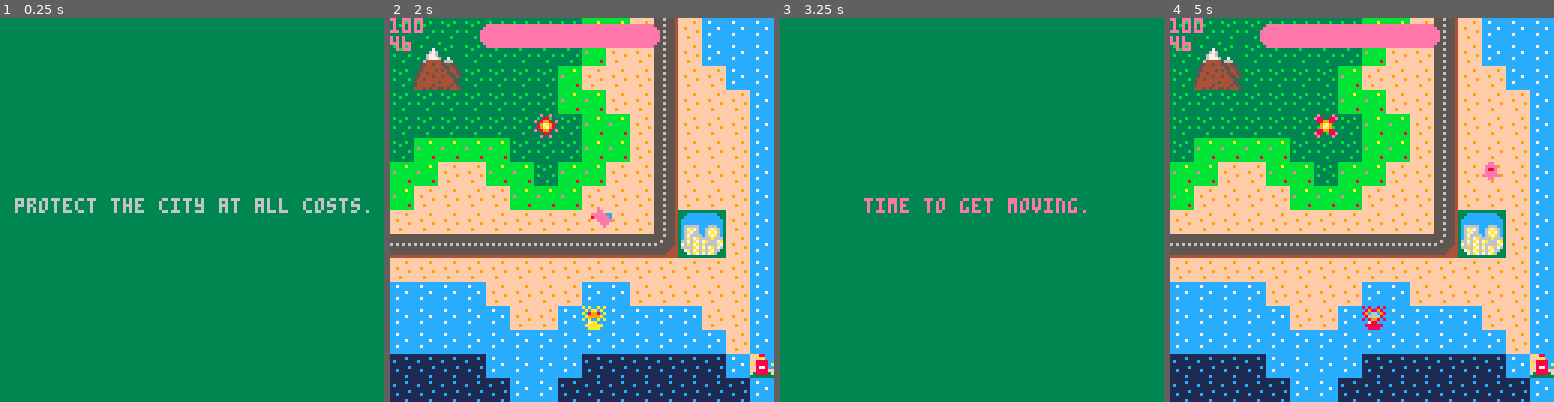
Above: before the commit, frames 1-4 (left to right).
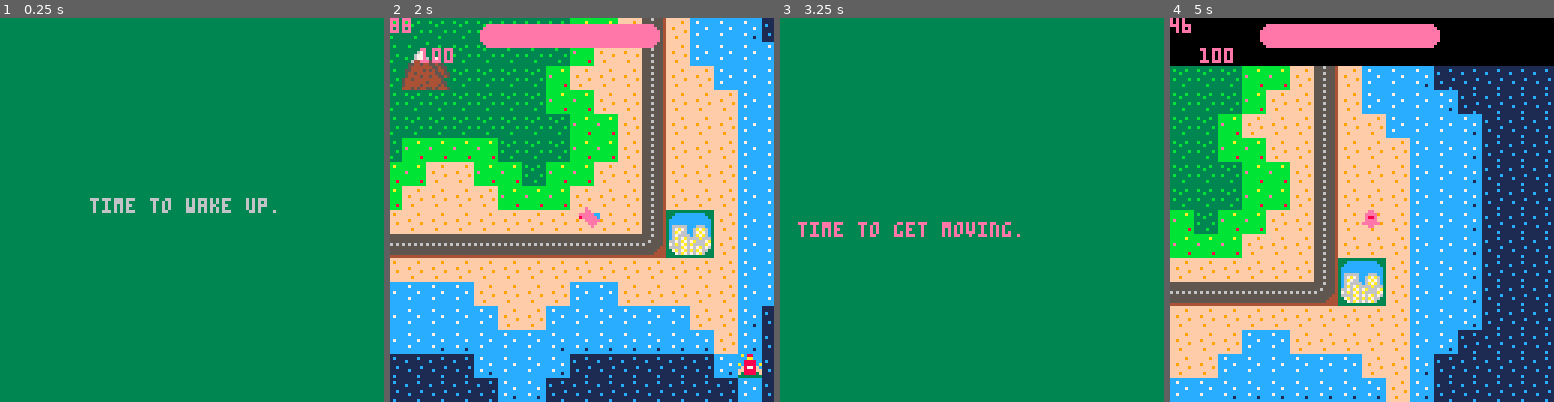
Above: after the commit, the same moments.

Repository: pio687/DragonBlaster
Game: PICO-8 cartridge dragon.p8
The game is run twice, just before and just after one commit, with the same random seed, the same clock (stepped at 60 frames per second) and the same inputs.
Inputs:
- Up to frame 1 (0.25 s): no input
- Up to frame 2 (2 s): tap X (X key) at 0.33, 1.07, 1.85 s; hold Right from 1.6 s (still down)
- Up to frame 3 (3.25 s): release Right at 2.1 s; hold Up 2.15-2.42 s; hold Right 2.47-3.03 s; tap X (X key) at 2.97 s; hold Left from 3.08 s (still down)
- Up to frame 4 (5 s): release Left at 3.58 s; hold Down 3.63-3.97 s; hold Right 4.02-4.68 s; tap X (X key) at 4.08 s; hold Up from 4.73 s (still down)

The runs differ from the first frame. In frame 1, 1.6% of the frame differs, in the area x 3-97%, y 46-51%; in frame 2, 26%; in frame 3, 1.7%; in frame 4, 77%, in the area x 0-100%, y 0-100%.

Commit message:
Added camara, enemy spawn trigger, death state

Diff:
--- a/dragon.p8
+++ b/dragon.p8
@@ -12,21 +12,26 @@
 		fx=false, // flip
 		fy=false,
 		sp=1,
-		speed=1
+		ghost=4,
+		speed=1,
+		alive=1
 		}
 
 		bomb={
 		sp=50,
-		x=6*8,
-		y=4*8,
-		timer=2
+		x=player.x,
+		y=player.y,
+		timer=2,
+		flash=10,
+		spawn=0
 		}
 
 		axo={
 		sp=36,
 		x=8*8,
 		y=12*8,
-		timer=10
+		timer=10,
+		spawn=0
 		}
 
 		city1={
@@ -65,19 +72,26 @@
 --
 
 --//check injury
-	if check_collision(bomb, 8, 8) then
+	if check_collision(axo, 8, 8) then
 		health -= 1
+	end
+
+	//spawn axo
+	if position==57 then
+		axo.spawn=1
 	end
 
 //flash bomb and axo sprites
 		flash_sprite(axo, 36, 37, 10)
+
 		flash_sprite(bomb, 50, 51, 2)
 
 //find player position
 	position=(mget(flr((player.x+4)/8),flr((player.y+4)/8)))
 
 //go fast over water
-	if position==41 or position==42 then
+	if position==41 or position==42 or position==57
+	 then
 		player.speed=2
 	else
 		player.speed=1
@@ -108,25 +122,43 @@
 	if state=="play" then
 
 	cls() // clear screen
-	map()
-
-	draw_health()
-
-	spr(city1.cityspr, city1.x, city1.y, 2, 2)
-
-	spr(axo.sp,axo.x,axo.y,1,1,true,false) //bad
-
+
+	draw_map() // call draw_map from tab 3
+
+// camera(player.x/8,player.y/8)
+
+	draw_health() // call draw_health from tab 2
+
+	spr(city1.cityspr, city1.x, city1.y, 2, 2) // city sprite
+
+	if axo.spawn==1 then
+		spr(axo.sp,axo.x,axo.y,1,1,true,false) //axo monster
+	end
+
+	if player.alive == 1 then
 	spr(player.sp,player.x,player.y,1,1,player.f,player.fx,player.fy)
 	// num, x, y, width, flip
-
-	spr(bomb.sp,bomb.x,bomb.y,1,1)
-
-	print(position)
+	end
+
+	if health <= 0 then
+		health = 0
+		player.alive = 0
+		end
+
+	if player.alive == 0 then
+
+		spr(player.ghost,player.x,player.y,2,2,player.f,player.fx,player.fy)
+
+
+	end
+
+	print(position,mapx,mapy)
+	print(health,mapx+10,mapy+10)
 
 
 	elseif state=="start" then
 	cls(19)
-	print("protect the city at all costs.", 5,60)
+	print("time to wake up.", 30,60)
 
 	elseif state=="menu" then
 	cls(19)
@@ -150,9 +182,9 @@
 
 function draw_health()
 	if health>0 then
-	rrectfill(30,2,barw,8,2,14)
+	rrectfill((mapx+30),(mapy+2),barw,8,2,14)
 	else
-	rrectfill(30,2,0,8,2,14)
+	rrectfill((mapx+30),(mapy+2),0,8,2,14)
 	end
 
 	print(health)
@@ -171,6 +203,13 @@
 	end
 end
 
+//function flash_bomb()
+
+//	spr(bomb.sp,player.x,player.y,1,1) // explosion
+//	flash_sprite(bomb,50,51,2)
+//	bomb.timer -= 1
+//end
+
 
 // player movement
 function update_player()
@@ -210,6 +249,19 @@
 		player.y < obj.y + obj_height and
 		player.y + 8 > obj.y
 	end
+-->8
+…(4 lines of a section not shown)…
+function draw_map()
+
+	mapx=flr(player.x)-63
+	mapy=flr(player.y)-63
+	camera(mapx,mapy)
+	map(0,0,0,0,128,64)
+
+end
 __gfx__
 0000000000000e00000000000000000000055555555500003333333333333333888888888888888833333333b333333300900000000000908880008000808880
 000000000000ee00000ee000000ee0000055555555555550333cccccccccc333888000000000088833b333333333b33309009990909990090808080808080808
@@ -235,14 +287,14 @@
 5555555555555444a0aaaa0a1011110100088000000aa00033333333ccccccccbbbbbbbbcc7ccccc11c11111333333334444344455554555ffffffff66566666
 5555555555554444009aa90000711700088888800aaaaaa030333303c0cccc0cbbbbbb8bcccccccc111111113333b3334344444455555555fff9ffff66666656
 444444444444444409900990077007700088880000aaaa000030030000c00c00bbbbbbbbcccccccc11111c11333333334444444455555555ffffffff66666656
-00000000000000000e0000e000e00e0000000000000000000000000000000000000000000000000000000000000000000000000000000000faf88ccc00000000
-0000000000000000e880088e0008800000000000000000000000000000000000000000000000000000000000000000000000000000000000fffaaccc00000000
-000000000000000008899880e089980e00000000000000000000000000000000000000000000000000000000000000000000000000000000ff8888cc00000000
-0000000000000000009a79000897a98000000000000000000000000000000000000000000000000000000000000000000000000000000000af8888ca00000000
-00000000000000000097a900089a798000000000000000000000000000000000000000000000000000000000000000000000000000000000ff8778cc00000000
-000000000000000008899880e089980e00000000000000000000000000000000000000000000000000000000000000000000000000000000ff8888ff00000000
-0000000000000000e880088e0008800000000000000000000000000000000000000000000000000000000000000000000000000000000000f388883f00000000
-00000000000000000e0000e000e00e00000000000000000000000000000000000000000000000000000000000000000000000000000000003333333300000000
+00000000000000000e0000e000e00e0000000000000000000000000000000000bbbbbbbbcccccccc00000000000000000000000000000000cac88ccc00000000
+0000000000000000e880088e0008800000000000000000000000000000000000bbbbbabbcc7ccccc00000000000000000000000000000000cccaaccc00000000
+000000000000000008899880e089980e00000000000000000000000000000000bbbbbbbbcccccccc00000000000000000000000000000000cc8888cc00000000
+0000000000000000009a79000897a98000000000000000000000000000000000bebbbbbbccccc7cc00000000000000000000000000000000ac8888ca00000000
+00000000000000000097a900089a798000000000000000000000000000000000bbbb8bbbcccccccc00000000000000000000000000000000cf8778fc00000000
+000000000000000008899880e089980e00000000000000000000000000000000bbbbbbbbcc7ccccc00000000000000000000000000000000ff8888ff00000000
+0000000000000000e880088e0008800000000000000000000000000000000000bbbbbb8bccccc1cc00000000000000000000000000000000f388883f00000000
+00000000000000000e0000e000e00e0000000000000000000000000000000000bbbbbbbbcccccccc000000000000000000000000000000003333333300000000
 00000000000000000000000000000000000000000000000000000000000000000000000000000000000000000000000000000000000000000000000000000000
 00000000000000000000000000000000000000000000000000000000000000000000000000000000000000000000000000000000000000000000000000000000
 00000000000000000000000000000000000000000000000000000000000000000000000000000000000000000000000000000000000000000000000000000000
@@ -340,44 +392,44 @@
 82828282828282828282828282828282828282828282828282828282828282828282828282828282828282828282828282828282828282828282828282828282
 82828282828282828282828282828282828282828282828282828282828282828282828282828282828282828282828282828282828282828282828282828282
 __gff__
-0000000000000000000000000000000000000000000000000000000000000000000000000000000000020200000000000000040400000000000000000000010000000000000000000000000000000000000000000000000000000000000000000000000000000000000000000000000000000000000000000000000000000000
+0000000000000000000000000000000000000000000000000000000000000000000000000000000000020200000000000000040400000000020200000000010000000000000000000000000000000000000000000000000000000000000000000000000000000000000000000000000000000000000000000000000000000000
 0000000000000000000000000000000000000000000000000000000000000000000000000000000000000000000000000000000000000000000000000000000000000000000000000000000000000000000000000000000000000000000000000000000000000000000000000000000000000000000000000000000000000000
 __map__
-2b2b2b2b2b2b2b2b28282e112e2929292a2a2a2a2a2a2a2a2a2a2a2a2a2a2a2a2a2a2a2a2a2a2a2a2a2a2a2a2a2a2a2a2a2a282828282828282828282828282828282828282828282828282828282828282828282828282828282828282828282828282828282828282828282828282828282828282828282828282828282828
-2b0a0b2b2b2b2b2b282e2e112e292929292a2a2a2a2a2a2a2a2a2a2a2a2a2a2a2a2a2a2a2a2a2a2a2a2a2a2a2a2a2a2a2a2a282828282828282828282828282828282828282828282828282828282828282828282828282828282828282828282828282828282828282828282828282828282828282828282828282828282828
-2b1a1b2b2b2b2b282e2e2e112e2e292929292a2a2a2a2a2a2a2a2a2a2a2a2a2a2a2a2a2a2a2a2a2a2a2a2a2a2a2a2a2a2a2a282828282828282828282828282828282828282828282828282828282828282828282828282828282828282828282828282828282828282828282828282828282828282828282828282828282828
-2b2b2b2b2b2b2b28282e2e112e2e2e2929292a2a2a2a2a2a2a2a2a2a2a2a2a2a2a2a2a2a2a2a2a2a2a2a2a2a2a2a2a2a2a2a282828282828282828282828282828282828282828282828282828282828282828282828282828282828282828282828282828282828282828282828282828282828282828282828282828282828
-2b2b2b2b2b2b2b2b28282e112e2e2e2929292a2a2a2a2a2a2a2a2a2a2a2a2a2a2a2a2a2a2a2a2a2a2a2a2a2a2a2a2a2a2a2a282828282828282828282828282828282828282828282828282828282828282828282828282828282828282828282828282828282828282828282828282828282828282828282828282828282828
-2b282828282b2b2b28282e112e2e2e2929292a2a2a2a2a2a2a2a2a2a2a2a2a2a2a2a2a2a2a2a2a2a2a2a2a2a2a2a2a2a2a2a282828282828282828282828282828282828282828282828282828282828282828282828282828282828282828282828282828282828282828282828282828282828282828282828282828282828
-28282e2e28282b28282e2e112e2e2e2929292a2a2a2a2a2a2a2a2a2a2a2a2a2a2a2a2a2a2a2a2a2a2a2a2a2a2a2a2a2a2a2a282828282828282828282828282828282828282828282828282828282828282828282828282828282828282828282828282828282828282828282828282828282828282828282828282828282828
-282e2e2e2e2828282e2e2e112e2e2e2929292a2a2a2a2a2a2a2a2a2a2a2a2a2a2a2a2a2a2a2a2a2a2a2a2a2a2a2a2a2a2a2a282828282828282828282828282828282828282828282828282828282828282828282828282828282828282828282828282828282828282828282828282828282828282828282828282828282828
-2e2e2e2e2e2e2e2e2e2e2e112e2e2e2929292a2a2a2a2a2a2a2a2a2a2a2a2a2a2a2a2a2a2a2a2a2a2a2a2a2a2a2a2a2a2a2a282828282828282828282828282828282828282828282828282828282828282828282828282828282828282828282828282828282828282828282828282828282828282828282828282828282828
-2020202020202020202020212e2e2e2929292a2a2a2a2a2a2a2a2a2a2a2a2a2a2a2a2a2a2a2a2a2a2a2a2a2a2a2a2a2a2a2a282828282828282828282828282828282828282828282828282828282828282828282828282828282828282828282828282828282828282828282828282828282828282828282828282828282828
-2e2e2e2e2e2e2e2e2e2e2e2e2e2e2e2929292a2a2a2a2a2a2a2a2a2a2a2a2a2a2a2a2a2a2a2a2a2a2a2a2a2a2a2a2a2a2a2a282828282828282828282828282828282828282828282828282828282828282828282828282828282828282828282828282828282828282828282828282828282828282828282828282828282828
-292929292e2e2e2e29292e2e2e2e2e29292a2a2a2a2a2a2a2a2a2a2a2a2a2a2a2a2a2a2a2a2a2a2a2a2a2a2a2a2a2a2a2a2a282828282828282828282828282828282828282828282828282828282828282828282828282828282828282828282828282828282828282828282828282828282828282828282828282828282828
-29292929292e2e2929292929292e2e292a2a2a2a2a2a2a2a2a2a2a2a2a2a2a2a2a2a2a2a2a2a2a2a2a2a2a2a2a2a2a2a2a2a282828282828282828282828282828282828282828282828282828282828282828282828282828282828282828282828282828282828282828282828282828282828282828282828282828282828
-29292929292929292929292929292e292a2a2a2a2a2a2a2a2a2a2a2a2a2a2a2a2a2a2a2a2a2a2a2a2a2a2a2a2a2a2a2a2a2a282828282828282828282828282828282828282828282828282828282828282828282828282828282828282828282828282828282828282828282828282828282828282828282828282828282828
-2a2a2a2a292929292a2a2a2a2a2a293e2a2a2a2a2a2a2a2a2a2a2a2a2a2a2a2a2a2a2a2a2a2a2a2a2a2a2a2a2a2a2a2a2a2a282828282828282828282828282828282828282828282828282828282828282828282828282828282828282828282828282828282828282828282828282828282828282828282828282828282828
-2a2a2a2a2a29292a2a2a2a2a2a2a2a292a2a2a2a2a2a2a2a2a2a2a2a2a2a2a2a2a2a2a2a2a2a2a2a2a2a2a2a2a2a2a2a2a2a282828282828282828282828282828282828282828282828282828282828282828282828282828282828282828282828282828282828282828282828282828282828282828282828282828282828
-2a2a2a2a2a2a2a2a2a2a2a2a2a2a2a2a2a2a2a2a2a2a2a2a2a2a2a2a2a2a2a2a2a2a2a2a2a2a2a2a2a2a2a2a2a2a2a2a2a2a282828282828282828282828282828282828282828282828282828282828282828282828282828282828282828282828282828282828282828282828282828282828282828282828282828282828
-2a2a2a2a2a2a2a2a2a2a2a2a2a2a2a2a2a2a2a2a2a2a2a2a2a2a2a2a2a2a2a2a2a2a2a2a2a2a2a2a2a2a2a2a2a2a2a2a2a2a282828282828282828282828282828282828282828282828282828282828282828282828282828282828282828282828282828282828282828282828282828282828282828282828282828282828
-2a2a2a2a2a2a2a2a2a2a2a2a2a2a2a2a2a2a2a2a2a2a2a2a2a2a2a2a2a2a2a2a2a2a2a2a2a2a2a2a2a2a2a2a2a2a2a2a2a2a282828282828282828282828282828282828282828282828282828282828282828282828282828282828282828282828282828282828282828282828282828282828282828282828282828282828
-2a2a2a2a2a2a2a2a2a2a2a2a2a2a2a2a2a2a2a2a2a2a2a2a2a2a2a2a2a2a2a2a2a2a2a2a2a2a2a2a2a2a2a2a2a2a2a2a2a2a282828282828282828282828282828282828282828282828282828282828282828282828282828282828282828282828282828282828282828282828282828282828282828282828282828282828
-2a2a2a2a2a2a2a2a2a2a2a2a2a2a2a2a2a2a2a2a2a2a2a2a2a2a2a2a2a2a2a2a2a2a2a2a2a2a2a2a2a2a2a2a2a2a2a2a2a2a282828282828282828282828282828282828282828282828282828282828282828282828282828282828282828282828282828282828282828282828282828282828282828282828282828282828
-2a2a2a2a2a2a2a2a2a2a2a2a2a2a2a2a2a2a2a2a2a2a2a2a2a2a2a2a2a2a2a2a2a2a2a2a2a2a2a2a2a2a2a2a2a2a2a2a2a2a282828282828282828282828282828282828282828282828282828282828282828282828282828282828282828282828282828282828282828282828282828282828282828282828282828282828
-2a2a2a2a2a2a2a2a2a2a2a2a2a2a2a2a2a2a2a2a2a2a2a2a2a2a2a2a2a2a2a2a2a2a2a2a2a2a2a2a2a2a2a2a2a2a2a2a2a2a282828282828282828282828282828282828282828282828282828282828282828282828282828282828282828282828282828282828282828282828282828282828282828282828282828282828
-2a2a2a2a2a2a2a2a2a2a2a2a2a2a2a2a2a2a2a2a2a2a2a2a2a2a2a2a2a2a2a2a2a2a2a2a2a2a2a2a2a2a2a2a2a2a2a2a2a2a282828282828282828282828282828282828282828282828282828282828282828282828282828282828282828282828282828282828282828282828282828282828282828282828282828282828
-2a2a2a2a2a2a2a2a2a2a2a2a2a2a2a2a2a2a2a2a2a2a2a2a2a2a2a2a2a2a2a2a2a2a2a2a2a2a2a2a2a2a2a2a2a2a2a2a2a2a282828282828282828282828282828282828282828282828282828282828282828282828282828282828282828282828282828282828282828282828282828282828282828282828282828282828
-2a2a2a2a2a2a2a2a2a2a2a2a2a2a2a2a2a2a2a2a2a2a2a2a2a2a2a2a2a2a2a2a2a2a2a2a2a2a2a2a2a2a2a2a2a2a2a2a2a2a282828282828282828282828282828282828282828282828282828282828282828282828282828282828282828282828282828282828282828282828282828282828282828282828282828282828
-2a2a2a2a2a2a2a2a2a2a2a2a2a2a2a2a2a2a2a2a2a2a2a2a2a2a2a2a2a2a2a2a2a2a2a2a2a2a2a2a2a2a2a2a2a2a2a2a2a2a282828282828282828282828282828282828282828282828282828282828282828282828282828282828282828282828282828282828282828282828282828282828282828282828282828282828
-2a2a2a2a2a2a2a2a2a2a2a2a2a2a2a2a2a2a2a2a2a2a2a2a2a2a2a2a2a2a2a2a2a2a2a2a2a2a2a2a2a2a2a2a2a2a2a2a2a2a282828282828282828282828282828282828282828282828282828282828282828282828282828282828282828282828282828282828282828282828282828282828282828282828282828282828
-2a2a2a2a2a2a2a2a2a2a2a2a2a2a2a2a2a2a2a2a2a2a2a2a2a2a2a2a2a2a2a2a2a2a2a2a2a2a2a2a2a2a2a2a2a2a2a2a2a2a282828282828282828282828282828282828282828282828282828282828282828282828282828282828282828282828282828282828282828282828282828282828282828282828282828282828
-2a2a2a2a2a2a2a2a2a2a2a2a2a2a2a2a2a2a2a2a2a2a2a2a2a2a2a2a2a2a2a2a2a2a2a2a2a2a2a2a2a2a2a2a2a2a2a2a2a2a282828282828282828282828282828282828282828282828282828282828282828282828282828282828282828282828282828282828282828282828282828282828282828282828282828282828
-2a2a2a2a2a2a2a2a2a2a2a2a2a2a2a2a2a2a2a2a2a2a2a2a2a2a2a2a2a2a2a2a2a2a2a2a2a2a2a2a2a2a2a2a2a2a2a2a2a2a282828282828282828282828282828282828282828282828282828282828282828282828282828282828282828282828282828282828282828282828282828282828282828282828282828282828
-2a2a2a2a2a2a2a2a2a2a2a2a2a2a2a2a2a2a2a2a2a2a2a2a2a2a2a2a2a2a2a2a2a2a2a2a2a2a2a2a2a2a2a2a2a2a2a2a2a2a282828282828282828282828282828282828282828282828282828282828282828282828282828282828282828282828282828282828282828282828282828282828282828282828282828282828
-…(6 lines of a section not shown)…
+2b2b2b2b2b2b2b2b28282e112e2929392a2a2a2a2a2a2a2a2a2a2a2a2a2a2a2a2a2a2a2a2a2a2a2a2a2a2a2a2a2a2a2a2a2a282828282828282828282828282828282828282828282828282828282828282828282828282828282828282828282828282828282828282828282828282828282828282828282828282828282828
+2b0a0b2b2b2b2b2b282e2e112e292929392a2a2a2a2a2a2a2a2a2a2a2a2a2a2a2a2a2a2a2a2a2a2a2a2a2a2a2a2a2a2a2a2a282828282828282828282828282828282828282828282828282828282828282828282828282828282828282828282828282828282828282828282828282828282828282828282828282828282828
+2b1a1b2b2b2b2b282e2e2e112e2e292929392a2a2a2a2a2a2a2a2a2a2a2a2a2a2a2a2a2a2a2a2a2a2a2a2a2a2a2a2a2a2a2a282828282828282828282828282828282828282828282828282828282828282828282828282828282828282828282828282828282828282828282828282828282828282828282828282828282828
+2b2b2b2b2b2b2b28282e2e112e2e2e2929392a2a2a2a2a2a2a2a2a2929292a2a2a2a2a2a2a2a2a2a2a2a2a2a2a2a2a2a2a2a282828282828282828282828282828282828282828282828282828282828282828282828282828282828282828282828282828282828282828282828282828282828282828282828282828282828
+2b2b2b2b2b2b2b2b28282e112e2e2e2929392a2a2a2a2a2a2a2a29292e2929292a2a2a2a2a2a2a2a2a2a2a2a2a2a2a2a2a2a282828282828282828282828282828282828282828282828282828282828282828282828282828282828282828282828282828282828282828282828282828282828282828282828282828282828
+2b282828282b2b2b28282e112e2e2e2929392a2a2a2a2a2a2a29292e2e2e2e292a2a2a2a2a2a2a2a2a2a2a2a2a2a2a2a2a2a282828282828282828282828282828282828282828282828282828282828282828282828282828282828282828282828282828282828282828282828282828282828282828282828282828282828
+28282e2e28282b28282e2e112e2e2e2929392a2a2a2a2a2929292e3838382e292a2a2a2a2a2a2a2a2a2a2a2a2a2a2a2a2a2a282828282828282828282828282828282828282828282828282828282828282828282828282828282828282828282828282828282828282828282828282828282828282828282828282828282828
+282e2e2e2e2828282e2e2e112e2e2e2929392a2a2a2a2a293e2e3838382e29292a2a2a2a2a2a2a2a2a2a2a2a2a2a2a2a2a2a282828282828282828282828282828282828282828282828282828282828282828282828282828282828282828282828282828282828282828282828282828282828282828282828282828282828
+2e2e2e2e2e2e2e2e2e2e2e112e2e2e2929392a2a2a2a2a292e2e38382b2e2e292a2a2a2a2a2a2a2a2a2a2a2a2a2a2a2a2a2a282828282828282828282828282828282828282828282828282828282828282828282828282828282828282828282828282828282828282828282828282828282828282828282828282828282828
+2020202020202020202020212e2e2e2929392a2a2a2a2a29292e2e292e2e29292a2a2a2a2a2a2a2a2a2a2a2a2a2a2a2a2a2a282828282828282828282828282828282828282828282828282828282828282828282828282828282828282828282828282828282828282828282828282828282828282828282828282828282828
+2e2e2e2e2e2e2e2e2e2e2e2e2e2e2e2929392a2a2a2a2a2a292929292929292a2a2a2a2a2a2a2a2a2a2a2a2a2a2a2a2a2a2a282828282828282828282828282828282828282828282828282828282828282828282828282828282828282828282828282828282828282828282828282828282828282828282828282828282828
+292929292e2e2e2e29292e2e2e2e2e29392a2a2a2a2a2a2a2a2a2a2a2a2a2a2a2a2a2a2a2a2a2a2a2a2a2a2a2a2a2a2a2a2a282828282828282828282828282828282828282828282828282828282828282828282828282828282828282828282828282828282828282828282828282828282828282828282828282828282828
+29292929292e2e2929292929292e2e392a2a2a2a2a2a2a2a2a2a2a2a2a2a2a2a2a2a2a2a2a2a2a2a2a2a2a2a2a2a2a2a2a2a282828282828282828282828282828282828282828282828282828282828282828282828282828282828282828282828282828282828282828282828282828282828282828282828282828282828
+29293939292929393939393939392e392a2a2a2a2a2a2a2a2a2a2a2a2a2a2a2a2a2a2a2a2a2a2a2a2a2a2a2a2a2a2a2a2a2a282828282828282828282828282828282828282828282828282828282828282828282828282828282828282828282828282828282828282828282828282828282828282828282828282828282828
+2a2a2a2a392929392a2a2a2a2a2a393e2a2a2a2a2a2a2a2a2a2a2a2a2a2a2a2a2a2a2a2a2a2a2a2a2a2a2a2a2a2a2a2a2a2a282828282828282828282828282828282828282828282828282828282828282828282828282828282828282828282828282828282828282828282828282828282828282828282828282828282828
+2a2a2a2a2a39392a2a2a2a2a2a2a2a292a2a2a2a2a2a2a2a2a2a2a2a2a2a2a2a2a2a2a2a2a2a2a2a2a2a2a2a2a2a2a2a2a2a282828282828282828282828282828282828282828282828282828282828282828282828282828282828282828282828282828282828282828282828282828282828282828282828282828282828
+2a2a2a2a2a2a2a2a2a2a2a2a2a2a2a2a2a2a2a2a2a2a2a2a2a2a2a2a2a2a2a2a2a2a2a2a2a2a2a2a2a2a2a2a2a2a2a2a2a2a282828282828282828282828282828282828282828282828282828282828282828282828282828282828282828282828282828282828282828282828282828282828282828282828282828282828
+2a2a2a2a2a2a2a2a2a2a2a2a2a2a2a2a2a2a2a2a2a2a2a2a2a2a2a2a2a2a2a2a2a2a2a2a2a2a2a2a2a2a2a2a2a2a2a2a2a2a282828282828282828282828282828282828282828282828282828282828282828282828282828282828282828282828282828282828282828282828282828282828282828282828282828282828
+2a2a2a2a2a2a2a2a2a2a2a2a2a2a2a2a2a2a2a2a2a2a2a2a2a2a2a2a2a2a2a2a2a2a2a2a2a2a2a2a2a2a2a2a2a2a2a2a2a2a282828282828282828282828282828282828282828282828282828282828282828282828282828282828282828282828282828282828282828282828282828282828282828282828282828282828
+2a2a2a2a2a2a2a2a2a2a2a2a2a2a2a2a2a2a2a2a2a2a2a2a2a2a2a2a2a2a2a2a2a2a2a2a2a2a2a2a2a2a2a2a2a2a2a2a2a2a282828282828282828282828282828282828282828282828282828282828282828282828282828282828282828282828282828282828282828282828282828282828282828282828282828282828
+2a2a2a2a2a2a2a2a2a2a2a2a2a2a2a2a2a2a2a2a2a2a2a2a2a2a2a2a2a2a2a2a2a2a2a2a2a2a2a2a2a2a2a2a2a2a2a2a2a2a282828282828282828282828282828282828282828282828282828282828282828282828282828282828282828282828282828282828282828282828282828282828282828282828282828282828
+2a2a2a2a2a2a2a2a2a2a2a2a2a2a2a2a2a2a2a2a2a2a2a2a2a2a2a2a2a2a2a2a2a2a2a2a2a2a2a2a2a2a2a2a2a2a2a2a2a2a282828282828282828282828282828282828282828282828282828282828282828282828282828282828282828282828282828282828282828282828282828282828282828282828282828282828
+2a2a2a2a2a2a2a2a2a2a2a2a2a2a2a2a2a2a2a2a2a2a2a2a2a2a2a2a2a2a2a2a2a2a2a2a2a2a2a2a2a2a2a2a2a2a2a2a2a2a282828282828282828282828282828282828282828282828282828282828282828282828282828282828282828282828282828282828282828282828282828282828282828282828282828282828
+2a2a2a2a2a2a2a2a2a2a2a2a2a2a2a2a2a2a2a2a2a2a2a2a2a2a2a2a2a2a2a2a2a2a2a2a2a2a2a2a2a2a2a2a2a2a2a2a2a2a282828282828282828282828282828282828282828282828282828282828282828282828282828282828282828282828282828282828282828282828282828282828282828282828282828282828
+2a2a2a2a2a2a2a2a2a2a2a2a2a2a2a2a2a2a2a2a2a2a2a2a2a2a2a2a2a2a2a2a2a2a2a2a2a2a2a2a2a2a2a2a2a2a2a2a2a2a282828282828282828282828282828282828282828282828282828282828282828282828282828282828282828282828282828282828282828282828282828282828282828282828282828282828
+2a2a2a2a2a2a2a2a2a2a2a2a2a2a2a2a2a2a2a2a2a2a2a2a2a2a2a2a2a2a2a2a2a2a2a2a2a2a2a2a2a2a2a2a2a2a2a2a2a2a282828282828282828282828282828282828282828282828282828282828282828282828282828282828282828282828282828282828282828282828282828282828282828282828282828282828
+2a2a2a2a2a2a2a2a2a2a2a2a2a2a2a2a2a2a2a2a2a2a2a2a2a2a2a2a2a2a2a2a2a2a2a2a2a2a2a2a2a2a2a2a2a2a2a2a2a2a282828282828282828282828282828282828282828282828282828282828282828282828282828282828282828282828282828282828282828282828282828282828282828282828282828282828
+2a2a2a2a2a2a2a2a2a2a2a2a2a2a2a2a2a2a2a2a2a2a2a2a2a2a2a2a2a2a2a2a2a2a2a2a2a2a2a2a2a2a2a2a2a2a2a2a2a2a282828282828282828282828282828282828282828282828282828282828282828282828282828282828282828282828282828282828282828282828282828282828282828282828282828282828
+2a2a2a2a2a2a2a2a2a2a2a2a2a2a2a2a2a2a2a2a2a2a2a2a2a2a2a2a2a2a2a2a2a2a2a2a2a2a2a2a2a2a2a2a2a2a2a2a2a2a282828282828282828282828282828282828282828282828282828282828282828282828282828282828282828282828282828282828282828282828282828282828282828282828282828282828
+2a2a2a2a2a2a2a2a2a2a2a2a2a2a2a2a2a2a2a2a2a2a2a2a2a2a2a2a2a2a2a2a2a2a2a2a2a2a2a2a2a2a2a2a2a2a2a2a2a2a282828282828282828282828282828282828282828282828282828282828282828282828282828282828282828282828282828282828282828282828282828282828282828282828282828282828
+2a2a2a2a2a2a2a2a2a2a2a2a2a2a2a2a2a2a2a2a2a2a2a2a2a2a2a2a2a2a2a2a2a2a2a2a2a2a2a2a2a2a2a2a2a2a2a2a2a2a282828282828282828282828282828282828282828282828282828282828282828282828282828282828282828282828282828282828282828282828282828282828282828282828282828282828
+2a2a2a2a2a2a2a2a2a2a2a2a2a2a2a2a2a2a2a2a2a2a2a2a2a2a2a2a2a2a2a2a2a2a2a2a2a2a2a2a2a2a2a2a2a2a2a2a2a2a282828282828282828282828282828282828282828282828282828282828282828282828282828282828282828282828282828282828282828282828282828282828282828282828282828282828
+…(6 lines of a section not shown)…
Not shown, changed: README.md
Not shown, changed: dragon.html
Not shown, changed: dragon.js
Not shown, changed: dragon.png
